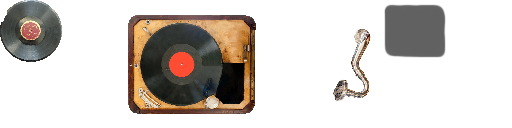
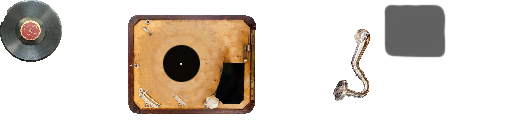
Layer changes from the first 512 x 128 image to the second:
painted on "Слой 6" over 138, 22, 231, 106
